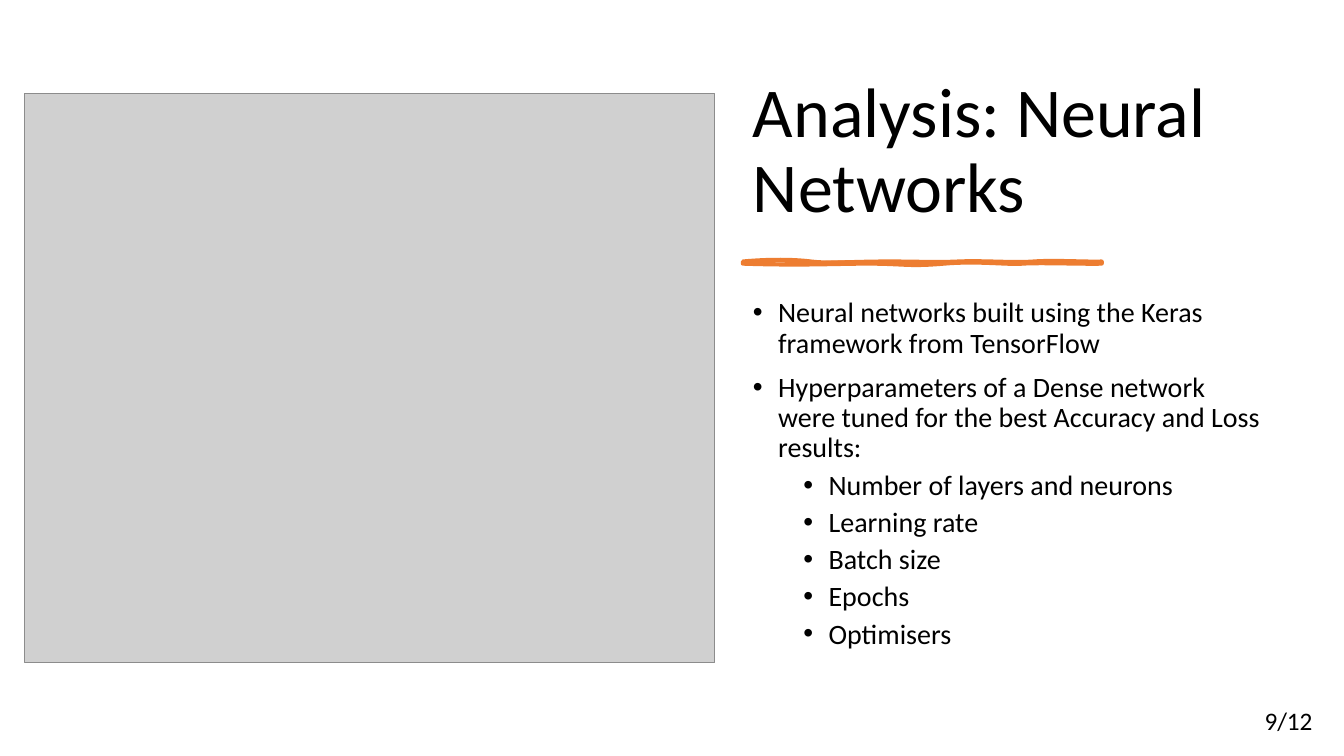
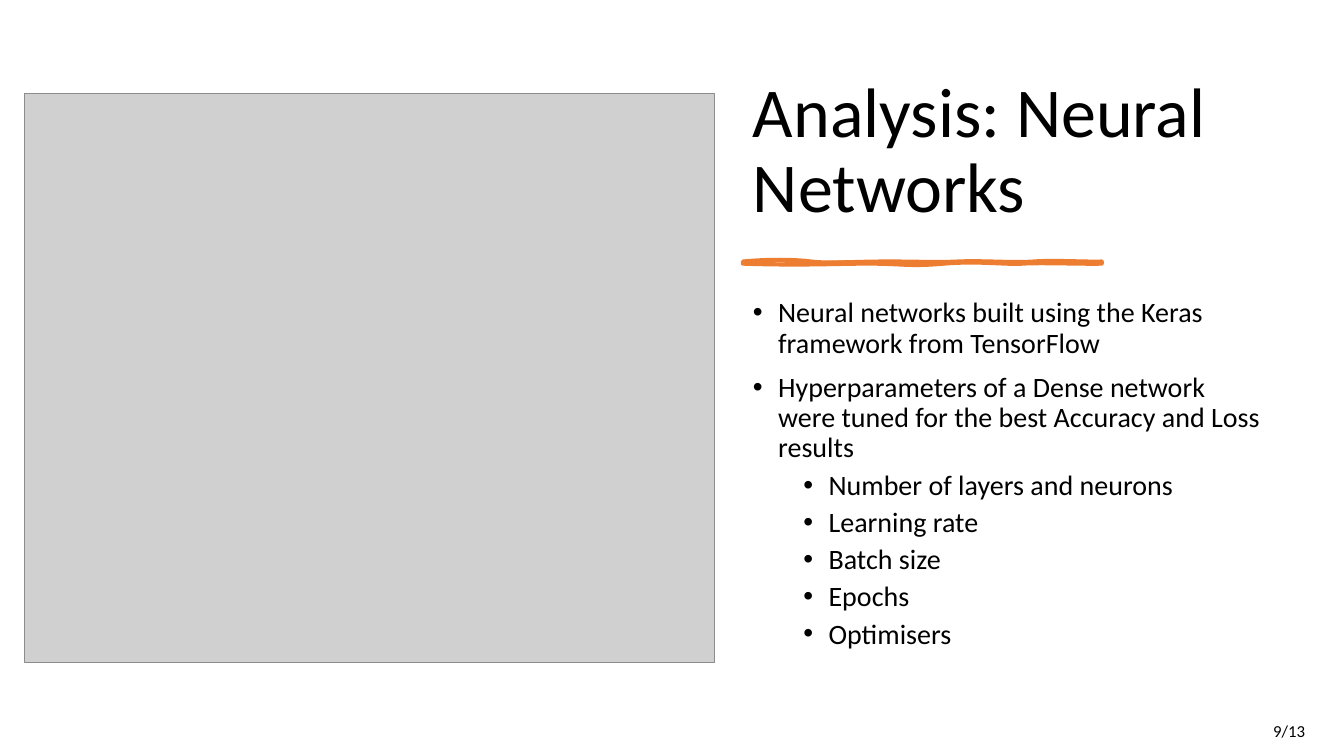
Before and after one commit to ofithcheallaigh/masters_project, a slide deck: slide 9 of Documentation/MSc Research Project Presentation.pptx (slide 10 before the commit). Drawn at 1344x756 pixels with LibreOffice and Linux fonts; fonts in the diff are those of the drawing; grey boxes stand for pictures. Boxes give left, top, right and bottom in pixels: in the first picture for what was removed or moved away, otherwise in the second. Text is boxed around its words. In the diff, an @@ line names an element or a change of style, - is before the commit and + after.

```diff
--- a/Documentation/MSc Research Project Presentation.pptx
+++ b/Documentation/MSc Research Project Presentation.pptx
@@ text at (x1=778, y1=377, x2=1259, y2=458): text changed @@
-• Hyperparameters of a Dense network were tuned for the best Accuracy and Loss results:
+• Hyperparameters of a Dense network were tuned for the best Accuracy and Loss results
@@ text at (x1=1273, y1=725, x2=1305, y2=738): text changed; size 18 to 12 pt @@
-9/12
+9/13
```
Also in this commit, not shown: 11 other slides changed, 1 slide added, 1 slide removed.
